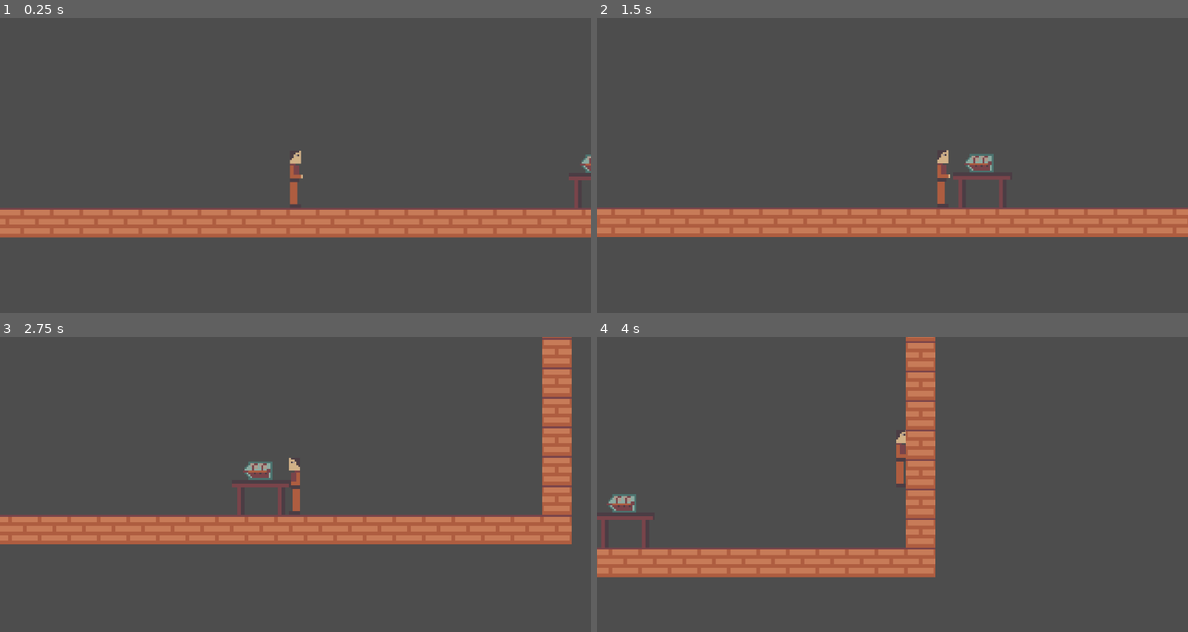
Above: before the commit, frames 1-4 (two rows, left to right).
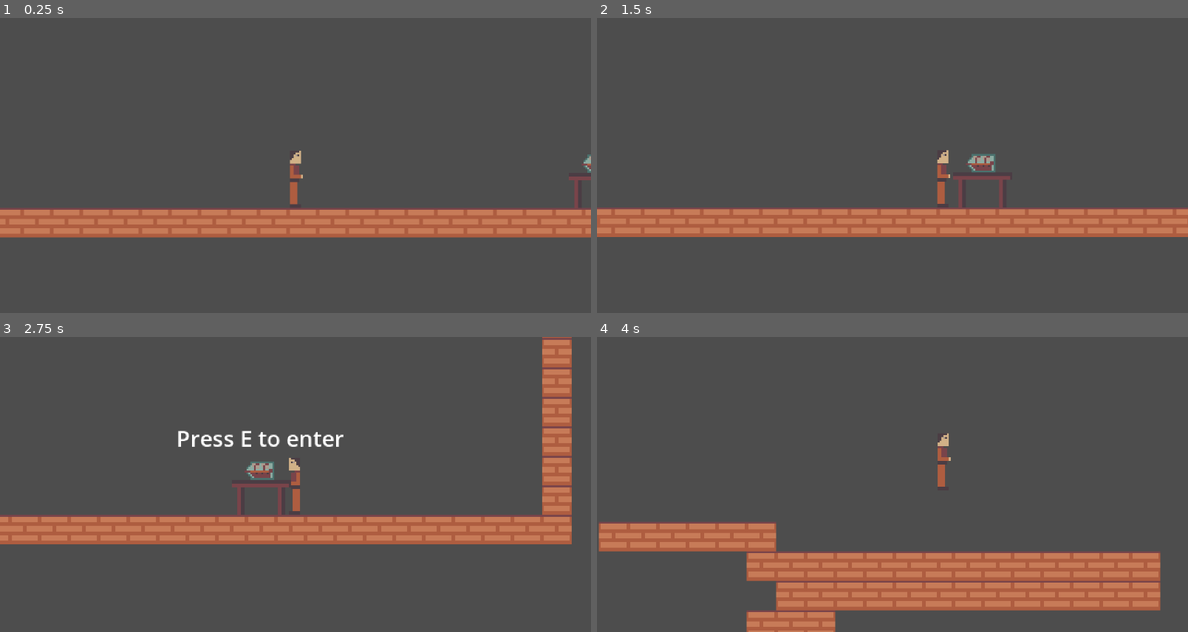
Above: after the commit, the same moments.

Repository: xsangyhix/ld58
Game: Godot game, scene res://scenes/test_scene.tscn
The game is run twice, just before and just after one commit, with the same random seed, the same clock (stepped at 60 frames per second) and the same inputs.
Inputs (mouse positions are in pixels of both pictures, inside the frame that each line leads up to):
- Up to frame 1 (0.25 s): no input
- Up to frame 2 (1.5 s): move the mouse to (1022, 150) at 0.52 s; hold E (enter_ship) 0.53-1.28 s; hold Right (ui_right) from 0.53 s (still down); click (1022, 150) at 0.67 s; tap Space (jump) at 0.77 s; move the mouse to (774, 180) at 1.27 s; tap E (enter_ship) at 1.35 s
- Up to frame 3 (2.75 s): tap Space (jump) at 1.52 s; move the mouse to (354, 419) at 2.02 s; release Right (ui_right) at 2.03 s; hold Left (ui_left) from 2.03 s (still down); hold E (enter_ship) from 2.03 s (still down)
- Up to frame 4 (4 s): move the mouse to (862, 543) at 2.77 s; release Left (ui_left) at 2.78 s; release E (enter_ship) at 2.78 s; hold Right (ui_right) from 2.78 s (still down); tap E (enter_ship) at 2.85 s; click (862, 543) at 2.92 s; tap Space (jump) at 3.02, 3.77 s; move the mouse to (1069, 528) at 3.52 s; hold E (enter_ship) from 3.53 s (still down)

The runs differ from the first frame. In frame 1, less than 0.1% of the frame differs, in the area x 98-100%, y 46-53%; in frame 2, 0.1%; in frame 3, 0.7%; in frame 4, 24%, in the area x 0-96%, y 0-100%.

Commit message:
Managed to get jumping into levels working.

Diff:
--- a/scenes/levels/ship_01.tscn
+++ b/scenes/levels/ship_01.tscn
@@ -18,8 +18,8 @@
 [node name="Table" parent="Objects" instance=ExtResource("2_xnxd3")]
 position = Vector2(272, 209)
 
-[node name="BottledShip" parent="Objects" instance=ExtResource("3_mjt5m")]
-position = Vector2(272, 184)
-
 [node name="Player" parent="." instance=ExtResource("4_xnxd3")]
 position = Vector2(19, -18)
+
+[node name="BottledShip" parent="." instance=ExtResource("3_mjt5m")]
+position = Vector2(270, 184)
--- a/scenes/levels/ship_02.tscn
+++ b/scenes/levels/ship_02.tscn
@@ -19,7 +19,7 @@
 position = Vector2(687, 177)
 
 [node name="BottledShip" parent="Objects" instance=ExtResource("3_3dvox")]
-position = Vector2(686, 152)
+position = Vector2(687, 152)
 
 [node name="Player" parent="." instance=ExtResource("2_3dvox")]
 position = Vector2(24, -17)
--- a/scenes/test_scene.tscn
+++ b/scenes/test_scene.tscn
@@ -23,4 +23,4 @@
 position = Vector2(369, 239)
 
 [node name="BottledShip" parent="objects" instance=ExtResource("4_7ddre")]
-position = Vector2(367, 214)
+position = Vector2(368, 214)
--- a/scripts/controllers/ship/bottled_ship.gd
+++ b/scripts/controllers/ship/bottled_ship.gd
@@ -27,15 +27,15 @@
 	if not player_node.is_in_group("player"):
 		return
 
-	ship_state_machine.request_state("StateShipActive")
+	ship_state_machine.request_state("StateShipPassive")
 
 
 func _process(_delta: float) -> void:
 
 	_process_ship_visibility()
 
-#	if fsm_context["load_ship"]:
-#		_load_next_ship()
+	if ship_state_machine.fsm_context.get_value_bool("load_ship", false):
+		_load_next_ship()
 
 
 func _load_next_ship() -> void:
@@ -49,4 +49,5 @@
 
 	var target_visibility = fsm_context_memory["is_ship_enter_label_visible"]
 	if ship_ui_controller.is_ship_etner_label_visible() != target_visibility:
+		print("changing ship visibility to %s" % [str(target_visibility)])
 		ship_ui_controller.set_ship_enter_label_visibility(target_visibility)
--- a/scripts/controllers/ship/ship_ui_controller.gd
+++ b/scripts/controllers/ship/ship_ui_controller.gd
@@ -20,4 +20,7 @@
 	return ship_enter_label.visible
 
 func set_ship_enter_label_visibility(input_state: bool) -> void:
-	if input_state: show_ship_enter_label(); hide_ship_enter_label()
+	if input_state:
+		show_ship_enter_label()
+	else:
+		hide_ship_enter_label()
--- a/scripts/fsm/fsm_context.gd
+++ b/scripts/fsm/fsm_context.gd
@@ -3,3 +3,7 @@
 
 
 var context_memory: Dictionary = {}
+
+
+func get_value_bool(key_name: String, default_value: bool = false) -> bool:
+	return context_memory.get(key_name, default_value)
--- a/scripts/prefab_loader.gd
+++ b/scripts/prefab_loader.gd
@@ -2,7 +2,7 @@
 
 
 static func load_ship_01() -> Resource:
-	return preload("res://scenes/levels/ship_01.tscn")
+	return load("res://scenes/levels/ship_01.tscn")
 
 static func load_ship_02() -> Resource:
-	return preload("res://scenes/levels/ship_02.tscn")
+	return load("res://scenes/levels/ship_02.tscn")
